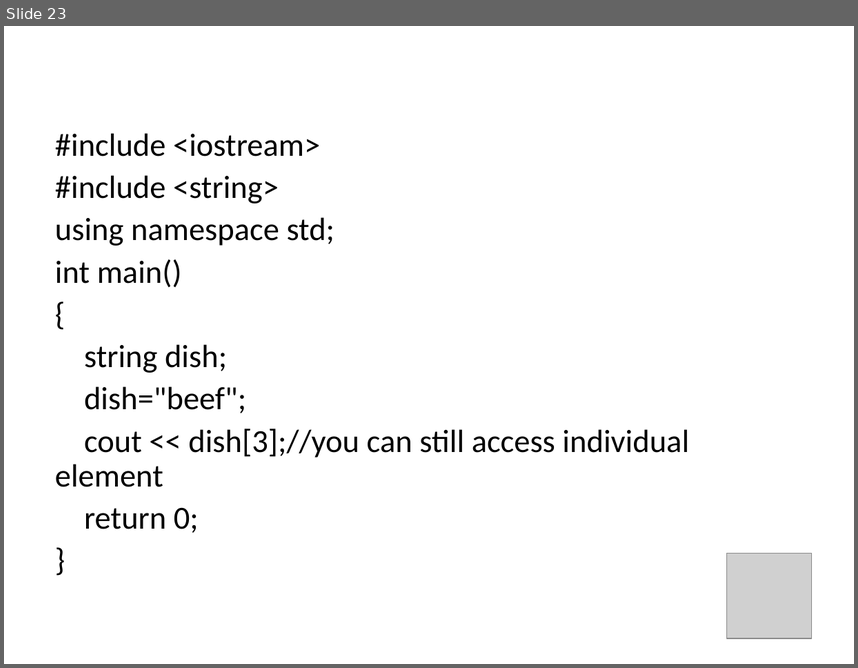
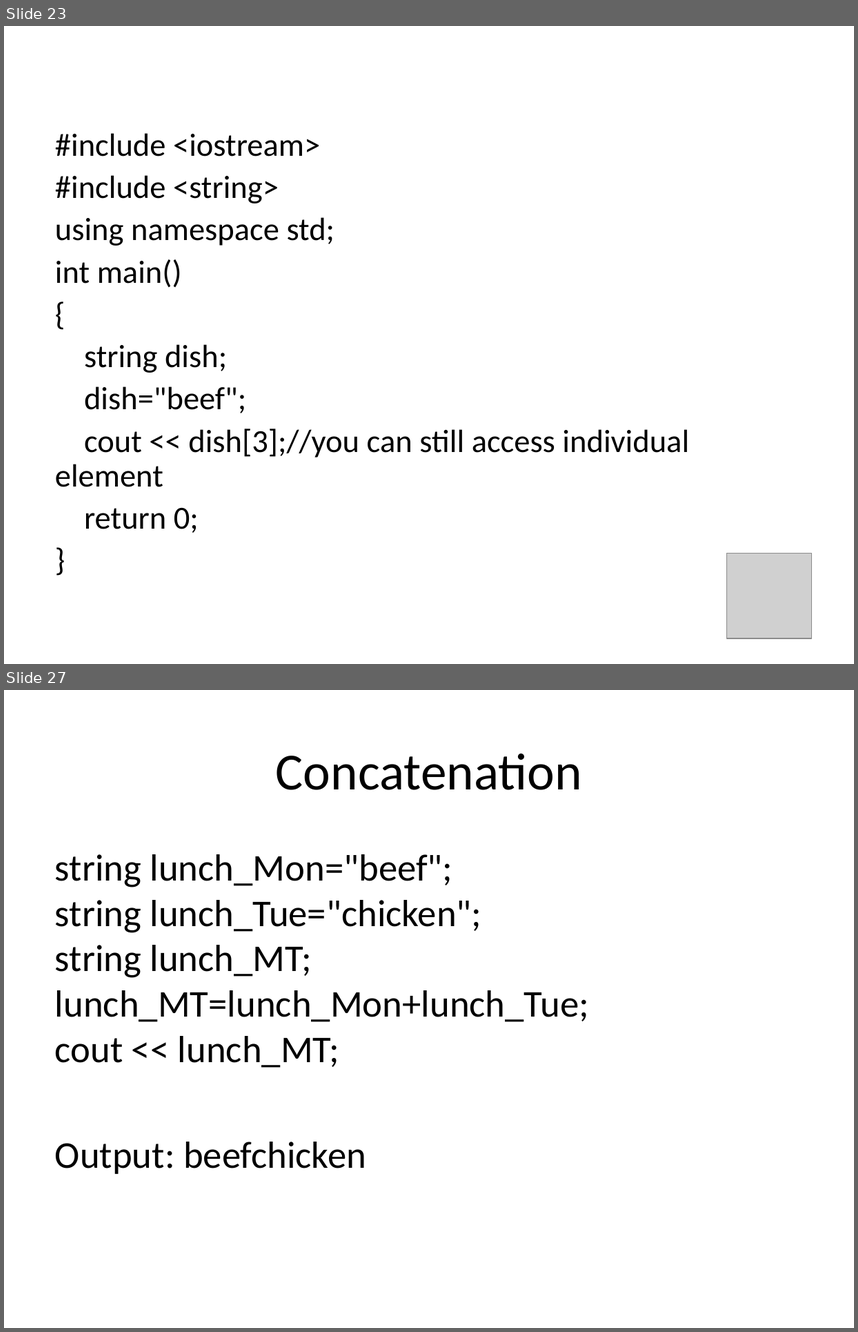
Before and after one commit to bwkeller/Computational_Physics, a slide deck: Slides/03_Arrays_Strings.odp. Shown one above the other, each under a label of ours: slide 23 before the commit, slides 23 and 27 after it; the slides between them are not shown. The pictures are 858x668 and 858x1332 pixels, drawn with LibreOffice and Linux fonts; fonts in the diff are those of the drawing; grey boxes stand for pictures. Boxes give left, top, right and bottom in pixels: in the first picture for what was removed or moved away, otherwise in the second. Text is boxed around its words. In the diff, an @@ line names an element or a change of style, - is before the commit and + after.

```diff
--- a/Slides/03_Arrays_Strings.odp
+++ b/Slides/03_Arrays_Strings.odp
@@ slide 27 added at box(4, 690, 854, 1328), background #FFFFFF @@
@@ title added at box(276, 753, 582, 790), 44 pt, text #000000 @@
+Concatenation
@@ text added at box(55, 854, 589, 1174), 32 pt, text #000000 @@
+string lunch_Mon="beef";
+string lunch_Tue="chicken";
+string lunch_MT;
+lunch_MT=lunch_Mon+lunch_Tue;
+cout << lunch_MT;
+Output: beefchicken
```
Also in this commit, not shown: 7 other slides added, 1 other file.
